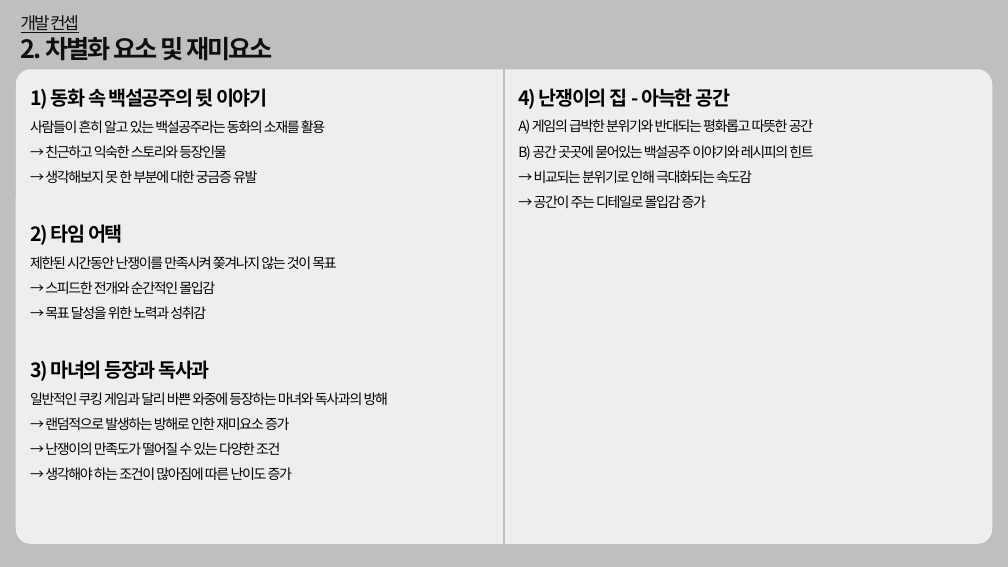
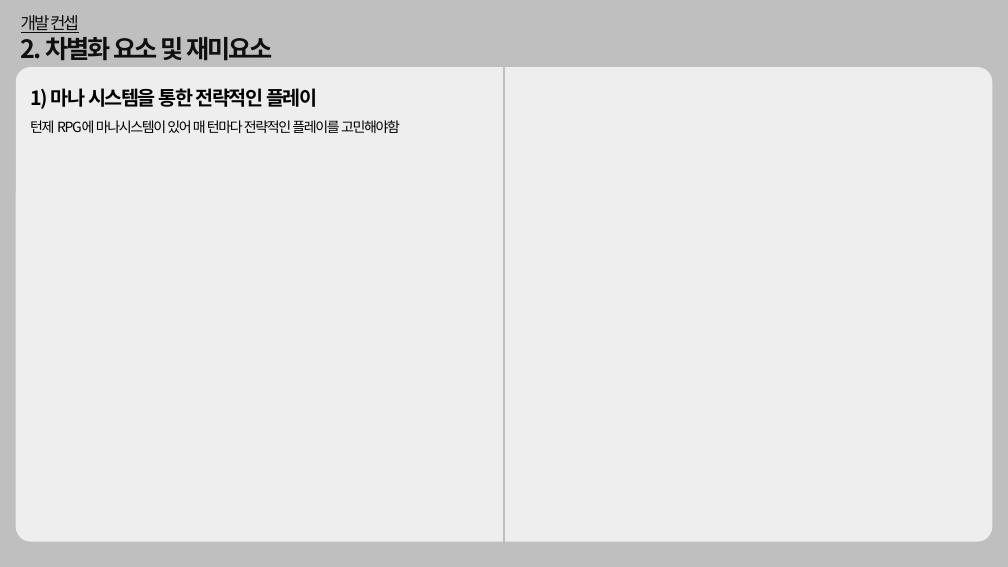
Before and after one commit to dkckacka1/DotHeros-2DPortfolio-, a slide deck: slide 5 of 기획안/수업용_게임기획서샘플 (1).pptx. Drawn at 1008x567 pixels with LibreOffice and Linux fonts; fonts in the diff are those of the drawing. Boxes give left, top, right and bottom in pixels: in the first picture for what was removed or moved away, otherwise in the second. Text is boxed around its words. In the diff, an @@ line names an element or a change of style, - is before the commit and + after.

```diff
--- a/기획안/수업용_게임기획서샘플 (1).pptx
+++ b/기획안/수업용_게임기획서샘플 (1).pptx
@@ text at <box>30,88,400,133</box>: text changed @@
-1) 동화 속 백설공주의 뒷 이야기
-사람들이 흔히 알고 있는 백설공주라는 동화의 소재를 활용
-→ 친근하고 익숙한 스토리와 등장인물
-→ 생각해보지 못 한 부분에 대한 궁금증 유발
-2) 타임 어택
-제한된 시간동안 난쟁이를 만족시켜 쫒겨나지 않는 것이 목표
-→ 스피드한 전개와 순간적인 몰입감
-→ 목표 달성을 위한 노력과 성취감
-3) 마녀의 등장과 독사과
-일반적인 쿠킹 게임과 달리 바쁜 와중에 등장하는 마녀와 독사과의 방해
-→ 랜덤적으로 발생하는 방해로 인한 재미요소 증가
-→ 난쟁이의 만족도가 떨어질 수 있는 다양한 조건
-→ 생각해야 하는 조건이 많아짐에 따른 난이도 증가
+1) 마나 시스템을 통한 전략적인 플레이
+턴제 RPG에 마나시스템이 있어 매 턴마다 전략적인 플레이를 고민해야함
@@ text removed at <box>518,88,813,208</box> @@
-4) 난쟁이의 집 - 아늑한 공간
-A) 게임의 급박한 분위기와 반대되는 평화롭고 따뜻한 공간
-B) 공간 곳곳에 묻어있는 백설공주 이야기와 레시피의 힌트
-→ 비교되는 분위기로 인해 극대화되는 속도감
-→ 공간이 주는 디테일로 몰입감 증가
```
Also in this commit, not shown: 28 other slides changed.
